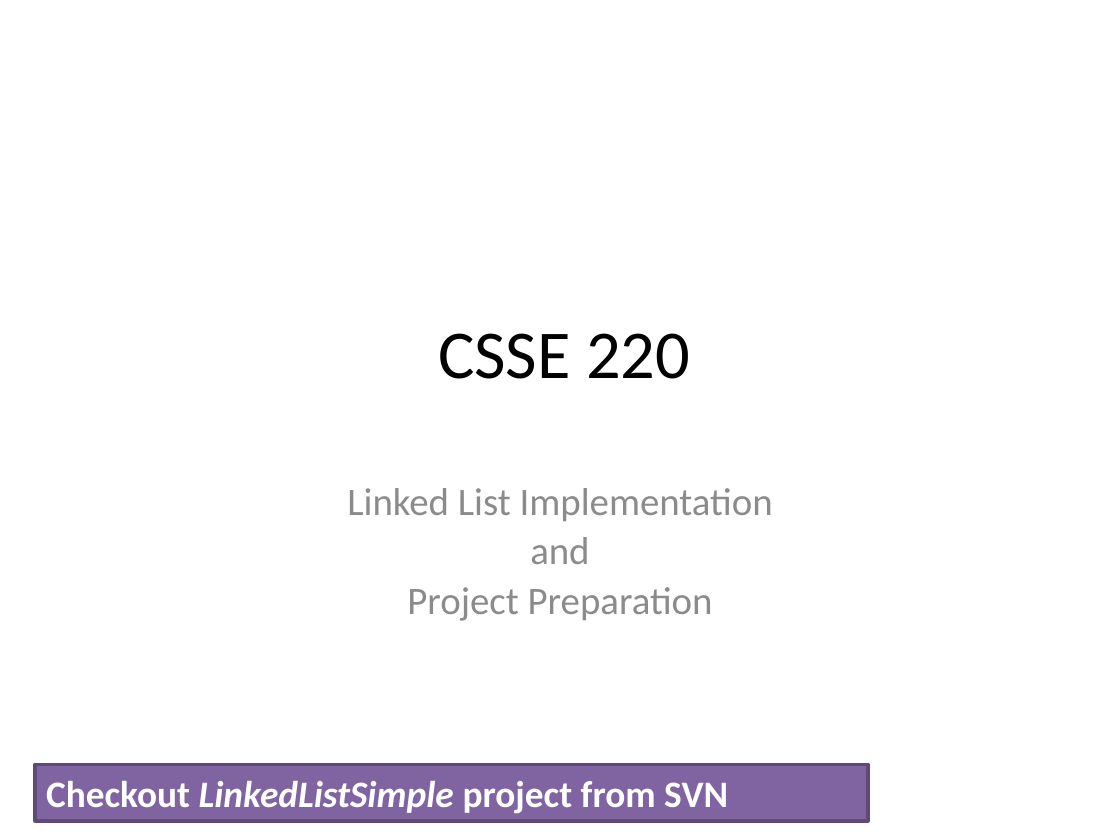
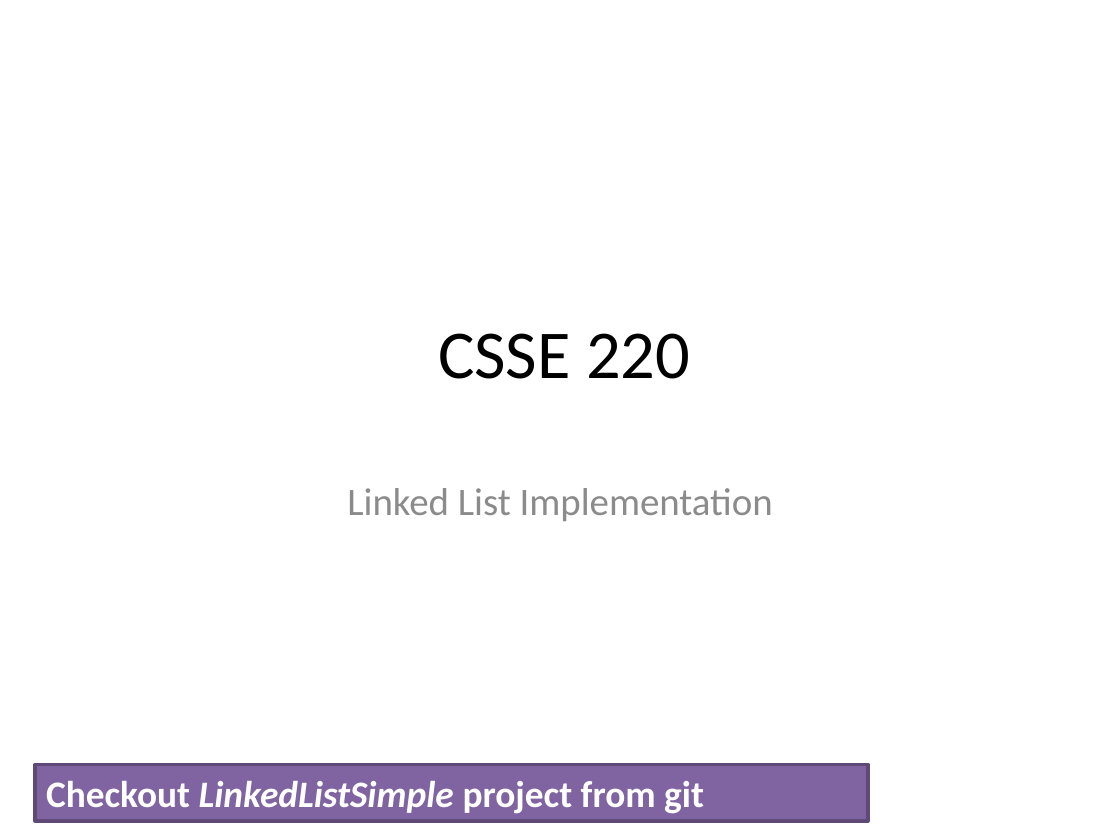
Before and after one commit to RHIT-CSSE/csse220, a slide deck: slide 1 of ClassMaterials/LinkedLists/Slides/LinkedLists.pptx. Drawn at 1120x840 pixels with LibreOffice and Linux fonts; fonts in the diff are those of the drawing. Boxes give left, top, right and bottom in pixels: in the first picture for what was removed or moved away, otherwise in the second. Text is boxed around its words. In the diff, an @@ line names an element or a change of style, - is before the commit and + after.

```diff
--- a/ClassMaterials/LinkedLists/Slides/LinkedLists.pptx
+++ b/ClassMaterials/LinkedLists/Slides/LinkedLists.pptx
@@ subtitle at box(407, 537, 713, 621): paragraphs removed @@
-and
-Project Preparation
@@ text in rectangle at box(46, 781, 704, 814): text changed @@
-Checkout LinkedListSimple project from SVN
+Checkout LinkedListSimple project from git
```
Also in this commit, not shown: 3 other slides changed, 3 slides added, 9 slides removed, 1 other file.
